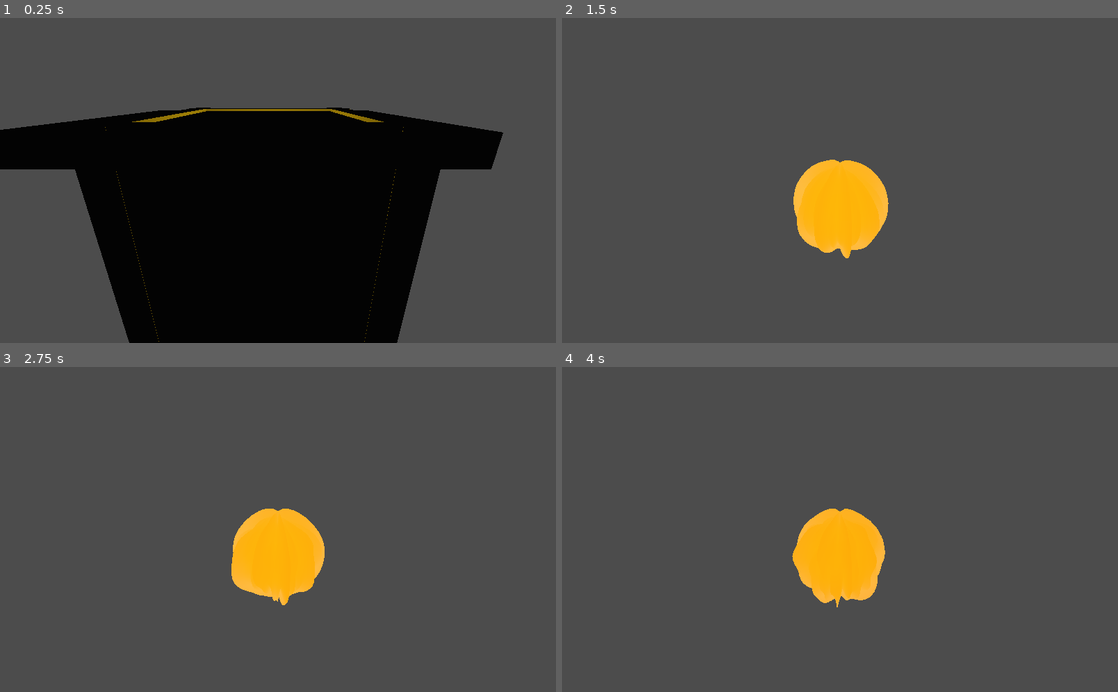
Above: before the commit, frames 1-4 (two rows, left to right).
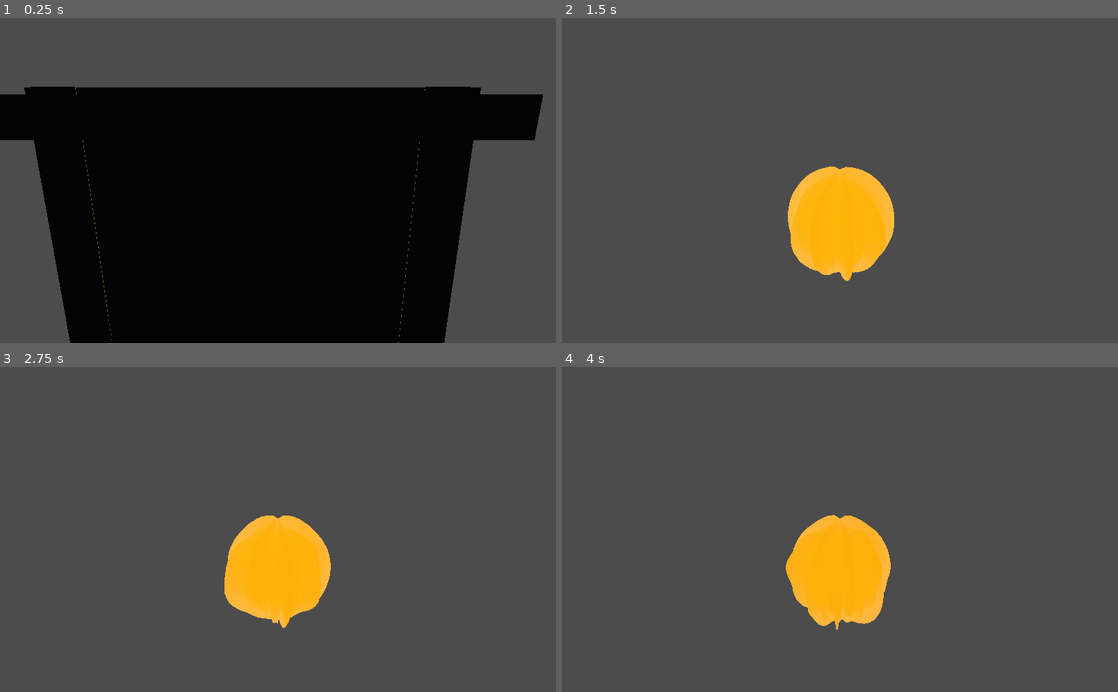
Above: after the commit, the same moments.

Repository: TheCubeOfFire/GGJ2022-Codename-OmeletteDuFromage
Game: Godot game, scene res://assets/developers/asterius/asterius_test_map.tscn
The game is run twice, just before and just after one commit, with the same random seed, the same clock (stepped at 60 frames per second) and the same inputs. This scene is started directly instead of the project's main scene.
Inputs (mouse positions are in pixels of both pictures, inside the frame that each line leads up to):
- Up to frame 1 (0.25 s): no input
- Up to frame 2 (1.5 s): tap Enter at 0.5 s; move the mouse to (867, 180) at 0.52 s; click (867, 180) at 0.6 s; move the mouse to (812, 180) at 1.27 s; click (812, 180) at 1.35 s
- Up to frame 3 (2.75 s): move the mouse to (289, 523) at 2.02 s; click (289, 523) at 2.1 s
- Up to frame 4 (4 s): move the mouse to (834, 536) at 2.77 s; click (834, 536) at 2.85 s; move the mouse to (878, 532) at 3.52 s; click (878, 532) at 3.6 s

The runs differ from the first frame. In frame 1, 18% of the frame differs, in the area x 0-98%, y 21-100%; in frame 2, 2.4%; in frame 3, 2.3%; in frame 4, 2.4%.

Commit message:
added a spring arm to the camera

Diff:
--- a/assets/player/player.tscn
+++ b/assets/player/player.tscn
@@ -15,9 +15,13 @@
 shape = SubResource( 6 )
 
 [node name="CameraTarget" type="Position3D" parent="."]
+transform = Transform( 1, 0, 0, 0, 0.939693, 0.34202, 0, -0.34202, 0.939693, 0, 0, 0 )
 
-[node name="Camera" type="Camera" parent="CameraTarget"]
-transform = Transform( 1, 0, 0, 0, 0.939693, 0.34202, 0, -0.34202, 0.939693, 0, 2, 4 )
+[node name="SpringArm" type="SpringArm" parent="CameraTarget"]
+spring_length = 4.0
+
+[node name="Camera" type="Camera" parent="CameraTarget/SpringArm"]
+transform = Transform( 1, 0, 0, 0, 0.984808, -0.173648, 0, 0.173648, 0.984808, 0, 0, 0 )
 
 [node name="PlayerLight" parent="." instance=ExtResource( 2 )]
 transform = Transform( 1, 0, 0, 0, 1, 0, 0, 0, 1, -0.0347508, 0.0409084, -0.0473249 )
